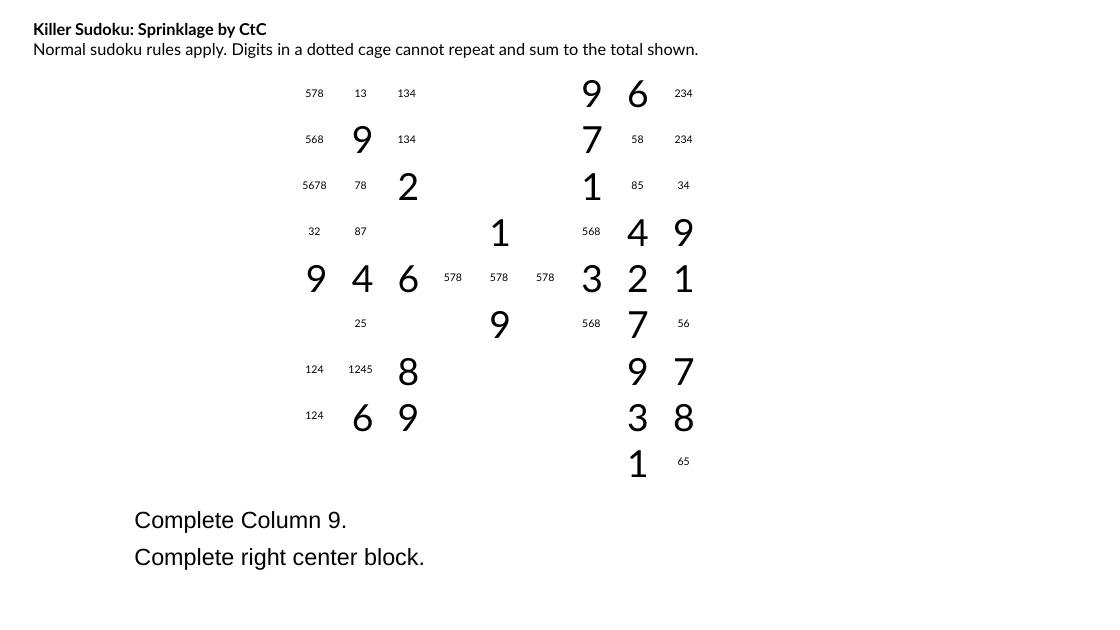
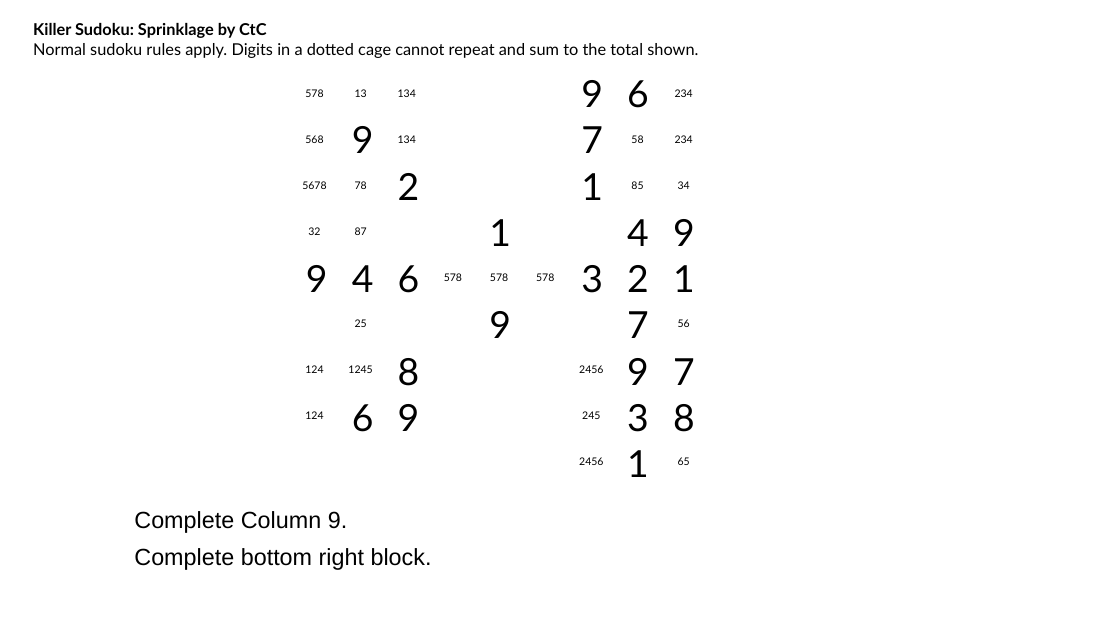
Before and after one commit to jhardis/WSJ_Number_Puzzles, a slide deck: slide 22 of 20261024_1.pptx. Drawn at 1120x630 pixels with LibreOffice and Linux fonts; fonts in the diff are those of the drawing; background and template pictures are left out. Boxes give left, top, right and bottom in pixels: in the first picture for what was removed or moved away, otherwise in the second. Text is boxed around its words. In the diff, an @@ line names an element or a change of style, - is before the commit and + after.

```diff
--- a/20261024_1.pptx
+++ b/20261024_1.pptx
@@ text removed at box(582, 227, 600, 235) @@
-568
@@ text removed at box(582, 319, 600, 327) @@
-568
@@ text added at box(579, 365, 603, 373), 9 pt, text #000000 @@
+2456
@@ text added at box(582, 411, 600, 419), 9 pt, text #000000 @@
+245
@@ text added at box(579, 457, 603, 465), 9 pt, text #000000 @@
+2456
@@ text at box(134, 548, 432, 570): text changed @@
-Complete right center block.
+Complete bottom right block.
```
Also in this commit, not shown: 23 other slides changed, 7 slides removed.
